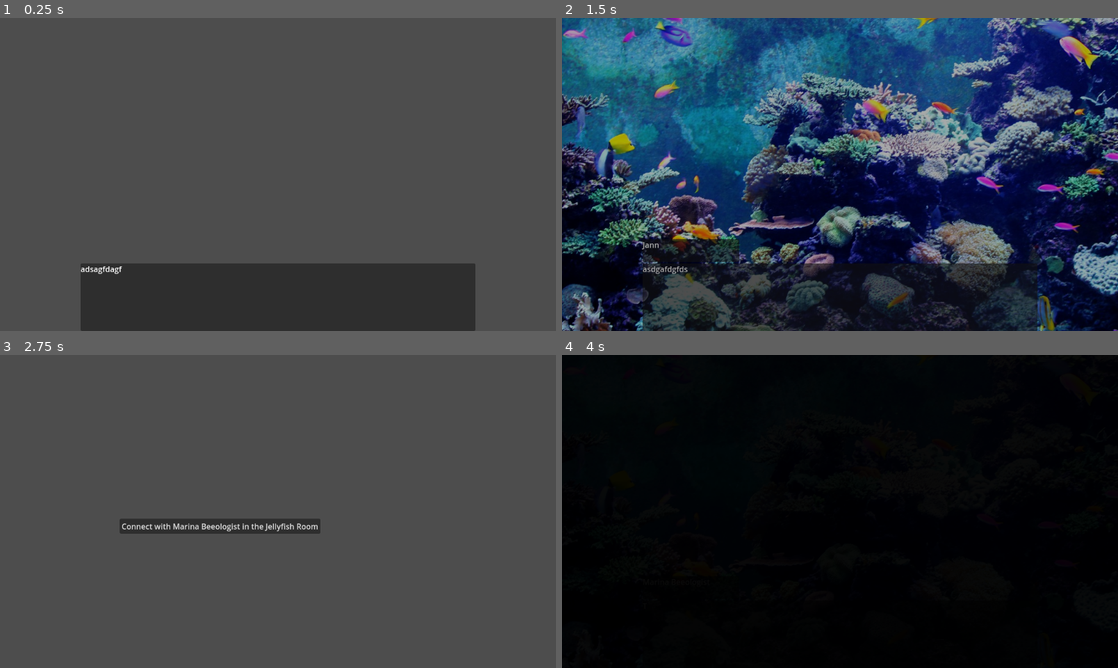
Above: before the commit, frames 1-4 (two rows, left to right).
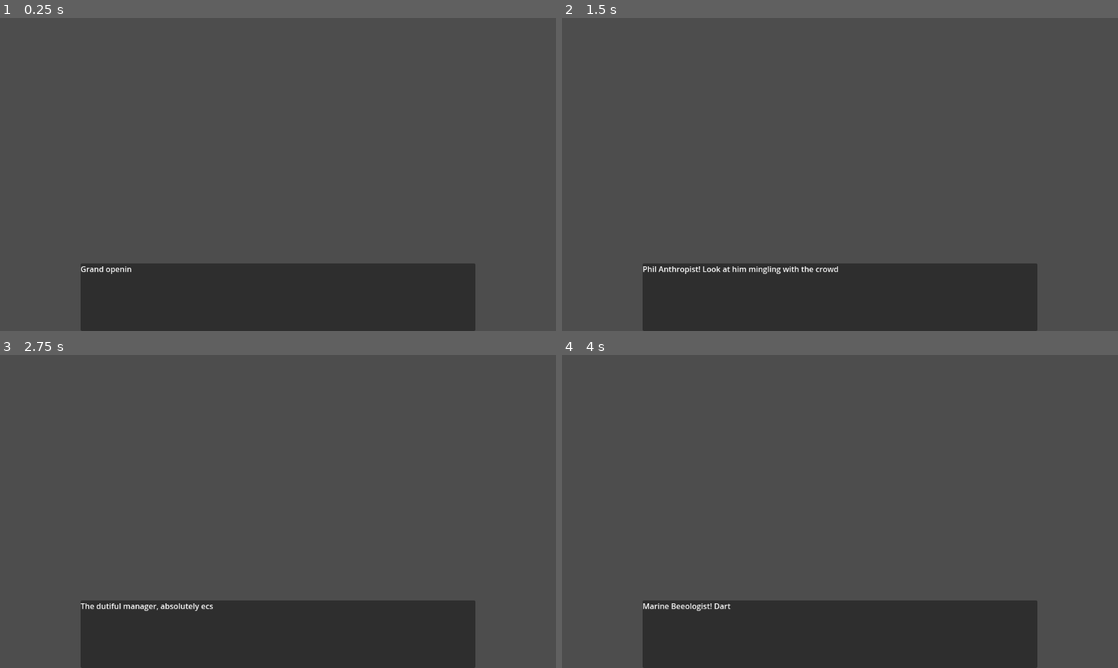
Above: after the commit, the same moments.

Repository: LeslieLlama/ConnectionsNovel
Game: Godot game, scene res://Scenes/main_scene.tscn
Same seed, same stepped clock (60 frames per second), same inputs: the game is played once before the commit and once after it.
Inputs (mouse positions are in pixels of both pictures, inside the frame that each line leads up to):
- Up to frame 1 (0.25 s): no input
- Up to frame 2 (1.5 s): tap Enter at 0.5 s; move the mouse to (962, 158) at 0.52 s; press the mouse at (962, 158) at 0.53 s; move the mouse to (728, 190) at 1.27 s; release the mouse at (728, 190) at 1.28 s; click (728, 190) at 1.35 s
- Up to frame 3 (2.75 s): move the mouse to (333, 442) at 2.02 s; press the mouse at (333, 442) at 2.03 s
- Up to frame 4 (4 s): move the mouse to (812, 574) at 2.77 s; release the mouse at (812, 574) at 2.78 s; click (812, 574) at 2.85 s; click (784, 527) at 3.5 s, where only the run before the commit has a clickable "Connect with Marina Beeologis…"

The runs differ from the first frame. In frame 1, 0.1% of the frame differs, in the area x 14-24%, y 79-82%; in frame 2, 93%; in frame 3, 17%; in frame 4, 100%, in the area x 0-100%, y 0-100%.

Commit message:
debugging

Diff:
--- /dev/null
+++ b/Characters/Placeholder/Sprites/blank.tres
@@ -0,0 +1,9 @@
+[gd_resource type="Resource" script_class="CharacterSprite" load_steps=3 format=3 uid="uid://de7v3um3f5sw5"]
+
+[ext_resource type="Resource" uid="uid://d10iyajlsd0y2" path="res://Characters/Placeholder/placeholder.tres" id="1_i6wbp"]
+[ext_resource type="Script" uid="uid://cyi5t1mrsg6gp" path="res://Dialogue/Characters/character_sprite.gd" id="2_blmi5"]
+
+[resource]
+script = ExtResource("2_blmi5")
+character = ExtResource("1_i6wbp")
+metadata/_custom_type_script = "uid://cyi5t1mrsg6gp"
--- a/Dialogue/Conversations/ConversationLine.gd
+++ b/Dialogue/Conversations/ConversationLine.gd
@@ -13,3 +13,4 @@
 @export_multiline var text: String
 @export var recieved_evidence: Evidence
 @export var update_background: Texture2D
+@export var consumed_evidence: Evidence
--- a/Dialogue/DialogueScene/dialogue_scene.gd
+++ b/Dialogue/DialogueScene/dialogue_scene.gd
@@ -86,6 +86,9 @@
 
 			await wait_for_text_advancement()
 
+	if line.consumed_evidence:
+		Inventory.remove_evidence(line.consumed_evidence)
+
 	if line.recieved_evidence:
 		Inventory.add_evidence(line.recieved_evidence)
 
--- /dev/null
+++ b/Encounters/Encounters/00_Intro.tres
@@ -0,0 +1,121 @@
+[gd_resource type="Resource" script_class="Conversation" load_steps=26 format=3 uid="uid://b6sdvgcdq8lpd"]
+
+[ext_resource type="Script" uid="uid://cyus3nuisb47q" path="res://Dialogue/Conversations/ConversationLine.gd" id="1_l18ce"]
+[ext_resource type="Script" uid="uid://wyclueyiircq" path="res://Dialogue/Conversations/Conversation.gd" id="2_3tieq"]
+[ext_resource type="Resource" uid="uid://dn7dwgf4a1tff" path="res://Characters/Manager/Sprites/manager_default.tres" id="2_gtfbg"]
+[ext_resource type="Resource" uid="uid://rkkxodlml40x" path="res://Characters/MarineBio/Sprites/marine_bio_default.tres" id="3_e1smj"]
+[ext_resource type="Resource" uid="uid://dc0k8cfmtflgq" path="res://Characters/Rival/Sprites/rival_default.tres" id="4_skcc3"]
+[ext_resource type="Resource" uid="uid://cohlk5rje0auo" path="res://Characters/Doctor/Sprites/doctor_default.tres" id="5_eqg7w"]
+[ext_resource type="Resource" uid="uid://de7v3um3f5sw5" path="res://Characters/Placeholder/Sprites/blank.tres" id="6_e1smj"]
+[ext_resource type="Texture2D" uid="uid://c6tb0egex1qj4" path="res://Assets/Backgrounds/shark_tank.png" id="7_skcc3"]
+[ext_resource type="Resource" uid="uid://cgv0rtfowk1qu" path="res://Evidence/Evidence/Bucket_of_meat.tres" id="8_eqg7w"]
+
+[sub_resource type="Resource" id="Resource_l18ce"]
+script = ExtResource("1_l18ce")
+line_type = 2
+text = "Grand opening night! The aquarium is filled with eclectic figures!"
+metadata/_custom_type_script = "uid://cyus3nuisb47q"
+
+[sub_resource type="Resource" id="Resource_eq8ag"]
+script = ExtResource("1_l18ce")
+line_type = 2
+text = "Phil Anthropist! Look at him mingling with the crowd"
+metadata/_custom_type_script = "uid://cyus3nuisb47q"
+
+[sub_resource type="Resource" id="Resource_w4lfs"]
+script = ExtResource("1_l18ce")
+speaker_sprite = ExtResource("2_gtfbg")
+line_type = 2
+text = "The dutiful manager, absolutely ecstatic on the opening night! Drinking champagne in her best suit."
+metadata/_custom_type_script = "uid://cyus3nuisb47q"
+
+[sub_resource type="Resource" id="Resource_rs50s"]
+script = ExtResource("1_l18ce")
+speaker_sprite = ExtResource("3_e1smj")
+line_type = 2
+text = "Marine Beeologist! Darting through the crowd from tank to tank."
+metadata/_custom_type_script = "uid://cyus3nuisb47q"
+
+[sub_resource type="Resource" id="Resource_aye3l"]
+script = ExtResource("1_l18ce")
+speaker_sprite = ExtResource("4_skcc3")
+line_type = 2
+text = "The slick Sloan Shark standing proud and slick."
+metadata/_custom_type_script = "uid://cyus3nuisb47q"
+
+[sub_resource type="Resource" id="Resource_8uisl"]
+script = ExtResource("1_l18ce")
+speaker_sprite = ExtResource("5_eqg7w")
+line_type = 2
+text = "Dr Ackular. Standing proud, looking very smart in his big coat."
+metadata/_custom_type_script = "uid://cyus3nuisb47q"
+
+[sub_resource type="Resource" id="Resource_gtfbg"]
+script = ExtResource("1_l18ce")
+speaker_sprite = ExtResource("3_e1smj")
+line_type = 2
+text = "and.....a penguin?"
+metadata/_custom_type_script = "uid://cyus3nuisb47q"
+
+[sub_resource type="Resource" id="Resource_e1smj"]
+script = ExtResource("1_l18ce")
+speaker_sprite = ExtResource("3_e1smj")
+line_type = 2
+text = "And who could forget, our humble hero Jann! Keeping the aquarium clean, staying out of the way in the maintainance closet. Putting up his map while listening to murder mystery podcasts."
+metadata/_custom_type_script = "uid://cyus3nuisb47q"
+
+[sub_resource type="Resource" id="Resource_skcc3"]
+script = ExtResource("1_l18ce")
+speaker_sprite = ExtResource("6_e1smj")
+line_type = 2
+text = "\"Ahhhh!!!!! There's a dead body in the shark tank!\""
+metadata/_custom_type_script = "uid://cyus3nuisb47q"
+
+[sub_resource type="Resource" id="Resource_eqg7w"]
+script = ExtResource("1_l18ce")
+line_type = 2
+text = "A dead body? In the shark tank! That could only mean one thing... A MURDER MYSTERY IS A FOOT!"
+metadata/_custom_type_script = "uid://cyus3nuisb47q"
+
+[sub_resource type="Resource" id="Resource_tgriw"]
+script = ExtResource("1_l18ce")
+line_type = 2
+text = "Our humble hero, picks up a mighty wrench and swings it at the fuse box! The wrench crashes against the box, sparks fly. In the distance...the main entrance door slam shuts! In the other direction, the loading bay door slams shut too!"
+metadata/_custom_type_script = "uid://cyus3nuisb47q"
+
+[sub_resource type="Resource" id="Resource_378lr"]
+script = ExtResource("1_l18ce")
+line_type = 1
+text = "EVERYONE LISTEN! A MURDER IS A FOOT! NOBODY GETS IN AND NOBODY GETS OUT UNTIL THE MURDERER IS FOUND!"
+metadata/_custom_type_script = "uid://cyus3nuisb47q"
+
+[sub_resource type="Resource" id="Resource_o5bqp"]
+script = ExtResource("1_l18ce")
+line_type = 2
+text = "The body floats lifelessly in the tank. You notice something in the corner, a murder weapon perhaps? Oh there's a bucket of...oh no...."
+update_background = ExtResource("7_skcc3")
+metadata/_custom_type_script = "uid://cyus3nuisb47q"
+
+[sub_resource type="Resource" id="Resource_bdehd"]
+script = ExtResource("1_l18ce")
+line_type = 2
+text = "Human remains!!!!"
+metadata/_custom_type_script = "uid://cyus3nuisb47q"
+
+[sub_resource type="Resource" id="Resource_v1vnq"]
+script = ExtResource("1_l18ce")
+line_type = 2
+text = "*bleeeeeerrrrgggghhhhh!!!!!*"
+metadata/_custom_type_script = "uid://cyus3nuisb47q"
+
+[sub_resource type="Resource" id="Resource_f1igd"]
+script = ExtResource("1_l18ce")
+line_type = 2
+text = "You throw up in the corner of the room. Wiping your mouth you pick it up and add it to your evidence list. I mean, it is evidence...."
+recieved_evidence = ExtResource("8_eqg7w")
+metadata/_custom_type_script = "uid://cyus3nuisb47q"
+
+[resource]
+script = ExtResource("2_3tieq")
+lines = Array[ExtResource("1_l18ce")]([SubResource("Resource_l18ce"), SubResource("Resource_eq8ag"), SubResource("Resource_w4lfs"), SubResource("Resource_rs50s"), SubResource("Resource_aye3l"), SubResource("Resource_8uisl"), SubResource("Resource_gtfbg"), SubResource("Resource_e1smj"), SubResource("Resource_skcc3"), SubResource("Resource_eqg7w"), SubResource("Resource_tgriw"), SubResource("Resource_378lr"), SubResource("Resource_o5bqp"), SubResource("Resource_bdehd"), SubResource("Resource_v1vnq"), SubResource("Resource_f1igd")])
+metadata/_custom_type_script = "uid://wyclueyiircq"
--- a/Encounters/Encounters/01_MarineBio.tres
+++ b/Encounters/Encounters/01_MarineBio.tres
@@ -1,13 +1,25 @@
-[gd_resource type="Resource" script_class="Encounter" load_steps=19 format=3 uid="uid://7fbms1isntul"]
+[gd_resource type="Resource" script_class="Encounter" load_steps=26 format=3 uid="uid://7fbms1isntul"]
 
 [ext_resource type="Resource" uid="uid://df1t6ibmhos47" path="res://Characters/MarineBio/marine_bio.tres" id="1_6huvg"]
 [ext_resource type="Script" uid="uid://dud2ohjq2nnl2" path="res://Evidence/evidence.gd" id="1_g7k0b"]
-[ext_resource type="Resource" uid="uid://d1db5ytn8uupp" path="res://Map/Locations/Locations/jellyfish_room.tres" id="2_b2kej"]
+[ext_resource type="Resource" path="res://Map/Locations/Locations/jellyfish_room.tres" id="2_b2kej"]
 [ext_resource type="Script" uid="uid://wyclueyiircq" path="res://Dialogue/Conversations/Conversation.gd" id="2_e5rbb"]
 [ext_resource type="Script" uid="uid://cyus3nuisb47q" path="res://Dialogue/Conversations/ConversationLine.gd" id="3_gbark"]
 [ext_resource type="Script" uid="uid://dm4hymlpjhfx" path="res://Encounters/encounter.gd" id="3_vylco"]
 [ext_resource type="Resource" uid="uid://rkkxodlml40x" path="res://Characters/MarineBio/Sprites/marine_bio_default.tres" id="4_l75ay"]
-[ext_resource type="Resource" path="res://Evidence/Evidence/Business_card.tres" id="5_b2kej"]
+[ext_resource type="Resource" uid="uid://c0rx7djt1hy02" path="res://Evidence/Evidence/Business_card.tres" id="5_b2kej"]
+[ext_resource type="Resource" uid="uid://cgv0rtfowk1qu" path="res://Evidence/Evidence/Bucket_of_meat.tres" id="8_gbark"]
+
+[sub_resource type="Resource" id="Resource_b2kej"]
+script = ExtResource("3_gbark")
+line_type = 0
+text = "I don't know anything about that, please leave me alone."
+metadata/_custom_type_script = "uid://cyus3nuisb47q"
+
+[sub_resource type="Resource" id="Resource_41liw"]
+script = ExtResource("2_e5rbb")
+lines = Array[ExtResource("3_gbark")]([SubResource("Resource_b2kej")])
+metadata/_custom_type_script = "uid://wyclueyiircq"
 
 [sub_resource type="Resource" id="Resource_8ekco"]
 script = ExtResource("3_gbark")
@@ -70,10 +82,36 @@
 lines = Array[ExtResource("3_gbark")]([SubResource("Resource_8ekco"), SubResource("Resource_f82ng"), SubResource("Resou …(199 unchanged characters)…
 metadata/_custom_type_script = "uid://wyclueyiircq"
 
+[sub_resource type="Resource" id="Resource_8l15b"]
+script = ExtResource("3_gbark")
+line_type = 0
+text = "Yes...that's the business card. I just gave you that. Look why don't you continue searching and come back later?"
+metadata/_custom_type_script = "uid://cyus3nuisb47q"
+
+[sub_resource type="Resource" id="Resource_274va"]
+script = ExtResource("2_e5rbb")
+lines = Array[ExtResource("3_gbark")]([SubResource("Resource_8l15b")])
+metadata/_custom_type_script = "uid://wyclueyiircq"
+
+[sub_resource type="Resource" id="Resource_un8df"]
+script = ExtResource("3_gbark")
+line_type = 0
+text = "Oh my god!!! Is that.... oh god get that away from me!!!!"
+metadata/_custom_type_script = "uid://cyus3nuisb47q"
+
+[sub_resource type="Resource" id="Resource_7tpsd"]
+script = ExtResource("2_e5rbb")
+lines = Array[ExtResource("3_gbark")]([SubResource("Resource_un8df")])
+metadata/_custom_type_script = "uid://wyclueyiircq"
+
 [resource]
 script = ExtResource("3_vylco")
 location = ExtResource("2_b2kej")
 character = ExtResource("1_6huvg")
 main_conversation = SubResource("Resource_evdx8")
-presented_evidence = Dictionary[ExtResource("1_g7k0b"), ExtResource("2_e5rbb")]({})
+presented_evidence = Dictionary[ExtResource("1_g7k0b"), ExtResource("2_e5rbb")]({
+ExtResource("5_b2kej"): SubResource("Resource_274va"),
+ExtResource("8_gbark"): SubResource("Resource_7tpsd")
+})
+failed_evidence = SubResource("Resource_41liw")
 metadata/_custom_type_script = "uid://dm4hymlpjhfx"
--- a/Encounters/Encounters/03_Manager.tres
+++ b/Encounters/Encounters/03_Manager.tres
@@ -7,8 +7,19 @@
 [ext_resource type="Script" uid="uid://wyclueyiircq" path="res://Dialogue/Conversations/Conversation.gd" id="5_oe5aj"]
 [ext_resource type="Script" uid="uid://dud2ohjq2nnl2" path="res://Evidence/evidence.gd" id="6_0shsl"]
 [ext_resource type="Script" uid="uid://dm4hymlpjhfx" path="res://Encounters/encounter.gd" id="7_8qh1e"]
-[ext_resource type="Resource" path="res://Evidence/Evidence/Finance notes.tres" id="7_kloxp"]
+[ext_resource type="Resource" uid="uid://83sesbs6vpq7" path="res://Evidence/Evidence/Finance notes.tres" id="7_kloxp"]
 [ext_resource type="Resource" uid="uid://bsa4b06wtv4e3" path="res://Evidence/Evidence/School photo.tres" id="8_8ph3q"]
+
+[sub_resource type="Resource" id="Resource_kloxp"]
+script = ExtResource("3_kloxp")
+line_type = 0
+text = "Hmm, I'm not quite sure why you're showing me that. How about you show that to someone else?"
+metadata/_custom_type_script = "uid://cyus3nuisb47q"
+
+[sub_resource type="Resource" id="Resource_8ph3q"]
+script = ExtResource("5_oe5aj")
+lines = Array[ExtResource("3_kloxp")]([SubResource("Resource_kloxp")])
+metadata/_custom_type_script = "uid://wyclueyiircq"
 
 [sub_resource type="Resource" id="Resource_8ekco"]
 script = ExtResource("3_kloxp")
@@ -87,4 +98,5 @@
 presented_evidence = Dictionary[ExtResource("6_0shsl"), ExtResource("5_oe5aj")]({
 ExtResource("7_kloxp"): SubResource("Resource_in54i")
 })
+failed_evidence = SubResource("Resource_8ph3q")
 metadata/_custom_type_script = "uid://dm4hymlpjhfx"
--- a/Encounters/Encounters/04_Doctor.tres
+++ b/Encounters/Encounters/04_Doctor.tres
@@ -10,6 +10,8 @@
 [ext_resource type="Script" uid="uid://dm4hymlpjhfx" path="res://Encounters/encounter.gd" id="8_naapu"]
 [ext_resource type="Resource" uid="uid://bsa4b06wtv4e3" path="res://Evidence/Evidence/School photo.tres" id="8_y1uix"]
 [ext_resource type="Resource" uid="uid://ckih8q1mp0prq" path="res://Evidence/Evidence/Perfume_name.tres" id="9_gis7i"]
+[ext_resource type="Resource" uid="uid://cgv0rtfowk1qu" path="res://Evidence/Evidence/Bucket_of_meat.tres" id="10_khqt7"]
+[ext_resource type="Resource" uid="uid://dke8werhuqa4x" path="res://Evidence/Evidence/X_ring.tres" id="11_w7fsa"]
 
 [sub_resource type="Resource" id="Resource_370qv"]
 script = ExtResource("4_gis7i")
@@ -113,13 +115,45 @@
 lines = Array[ExtResource("4_gis7i")]([SubResource("Resource_khqt7"), SubResource("Resource_w7fsa"), SubResource("Resou …(292 unchanged characters)…
 metadata/_custom_type_script = "uid://wyclueyiircq"
 
+[sub_resource type="Resource" id="Resource_lvvsu"]
+script = ExtResource("4_gis7i")
+line_type = 2
+text = "*You hand the bucket of meat to Dr Ackular*"
+consumed_evidence = ExtResource("10_khqt7")
+metadata/_custom_type_script = "uid://cyus3nuisb47q"
+
+[sub_resource type="Resource" id="Resource_coht1"]
+script = ExtResource("4_gis7i")
+line_type = 0
+text = "Wow...what a mysterious thing...that, hmm hang on? What is this?"
+metadata/_custom_type_script = "uid://cyus3nuisb47q"
+
+[sub_resource type="Resource" id="Resource_o0q0i"]
+script = ExtResource("4_gis7i")
+line_type = 2
+text = "*Dr Ackular sticks his hand in. You stomach twists, hand jumping up to cover your mouth before anything can come up*"
+metadata/_custom_type_script = "uid://cyus3nuisb47q"
+
+[sub_resource type="Resource" id="Resource_7s77v"]
+script = ExtResource("4_gis7i")
+line_type = 0
+text = "Huh, what a strange ring? It's a lovely ring, has a big X on it? How strange? Perhaps the killer lost it in the bucket. Might be useful?"
+recieved_evidence = ExtResource("11_w7fsa")
+metadata/_custom_type_script = "uid://cyus3nuisb47q"
+
+[sub_resource type="Resource" id="Resource_o2sj3"]
+script = ExtResource("6_w7fsa")
+lines = Array[ExtResource("4_gis7i")]([SubResource("Resource_lvvsu"), SubResource("Resource_coht1"), SubResource("Resource_o0q0i"), SubResource("Resource_7s77v")])
+metadata/_custom_type_script = "uid://wyclueyiircq"
+
 [resource]
 script = ExtResource("8_naapu")
 location = ExtResource("3_y1uix")
 character = ExtResource("1_ggdih")
 main_conversation = SubResource("Resource_dt2c1")
 presented_evidence = Dictionary[ExtResource("7_82p8o"), ExtResource("6_w7fsa")]({
-ExtResource("8_y1uix"): SubResource("Resource_v5v7v")
+ExtResource("8_y1uix"): SubResource("Resource_v5v7v"),
+ExtResource("10_khqt7"): SubResource("Resource_o2sj3")
 })
 failed_evidence = ExtResource("2_j0w2q")
 metadata/_custom_type_script = "uid://dm4hymlpjhfx"
--- a/Encounters/Encounters/05_Penguin.tres
+++ b/Encounters/Encounters/05_Penguin.tres
@@ -9,7 +9,8 @@
 [ext_resource type="Resource" uid="uid://dfgegnwlbudva" path="res://Characters/Penguin/Sprites/penguin_default.tres" id="4_naght"]
 [ext_resource type="Resource" uid="uid://ckih8q1mp0prq" path="res://Evidence/Evidence/Perfume_name.tres" id="7_wxd5h"]
 [ext_resource type="Resource" uid="uid://dfmhsjbbj6r44" path="res://Characters/Ex/Sprites/ex_default.tres" id="8_7j1ip"]
-[ext_resource type="Resource" uid="uid://blax55u1dc88" path="res://Evidence/Evidence/PeguinsIdentity.tres" id="8_aejcf"]
+[ext_resource type="Resource" path="res://Evidence/Evidence/PeguinsIdentity.tres" id="8_aejcf"]
+[ext_resource type="Resource" uid="uid://dke8werhuqa4x" path="res://Evidence/Evidence/X_ring.tres" id="10_m064u"]
 
 [sub_resource type="Resource" id="Resource_h50a5"]
 script = ExtResource("3_m064u")
@@ -27,7 +28,7 @@
 [sub_resource type="Resource" id="Resource_bff6c"]
 script = ExtResource("3_m064u")
 line_type = 2
-text = "*The penguin suit covers it's hand with it's wings and shakes it's head.*"
+text = "*The penguin puts its flippers on it's head and shakes its head*"
 metadata/_custom_type_script = "uid://cyus3nuisb47q"
 
 [sub_resource type="Resource" id="Resource_xhb26"]
@@ -37,8 +38,14 @@
 
 [sub_resource type="Resource" id="Resource_decg5"]
 script = ExtResource("3_m064u")
-line_type = 0
-text = "Ooooo, so you know my secret? Well then. That bastard had it coming! The oh so high and mighty Phil"
+line_type = 1
+text = "Hi, I noticed you're wearing a perfume, is this the right name of it?"
+metadata/_custom_type_script = "uid://cyus3nuisb47q"
+
+[sub_resource type="Resource" id="Resource_m064u"]
+script = ExtResource("3_m064u")
+line_type = 2
+text = "You awkwardly hold the note by the eyes of the penguin. You think it might be the right height?"
 metadata/_custom_type_script = "uid://cyus3nuisb47q"
 
 [sub_resource type="Resource" id="Resource_7dsix"]
@@ -75,7 +82,19 @@
 
 [sub_resource type="Resource" id="Resource_0gfnj"]
 script = ExtResource("2_ysgy1")
-lines = Array[ExtResource("3_m064u")]([SubResource("Resource_decg5"), SubResource("Resource_7dsix"), SubResource("Resource_xlgmn"), SubResource("Resource_risml"), SubResource("Resource_ynust"), SubResource("Resource_v3emg")])
+lines = Array[ExtResource("3_m064u")]([SubResource("Resource_decg5"), SubResource("Resource_m064u"), SubResource("Resource_7dsix"), SubResource("Resource_xlgmn"), SubResource("Resource_risml"), SubResource("Resource_ynust"), SubResource("Resource_v3emg")])
+metadata/_custom_type_script = "uid://wyclueyiircq"
+
+[sub_resource type="Resource" id="Resource_naght"]
+script = ExtResource("3_m064u")
+speaker_sprite = ExtResource("4_naght")
+line_type = 0
+text = "*The penguin covers its mouth with its wings looking surprised*"
+metadata/_custom_type_script = "uid://cyus3nuisb47q"
+
+[sub_resource type="Resource" id="Resource_wxd5h"]
+script = ExtResource("2_ysgy1")
+lines = Array[ExtResource("3_m064u")]([SubResource("Resource_naght")])
 metadata/_custom_type_script = "uid://wyclueyiircq"
 
 [resource]
@@ -84,6 +103,7 @@
 character = ExtResource("1_xqejd")
 main_conversation = SubResource("Resource_xhb26")
 presented_evidence = Dictionary[ExtResource("1_cu7ke"), ExtResource("2_ysgy1")]({
-ExtResource("7_wxd5h"): SubResource("Resource_0gfnj")
+ExtResource("7_wxd5h"): SubResource("Resource_0gfnj"),
+ExtResource("10_m064u"): SubResource("Resource_wxd5h")
 })
 metadata/_custom_type_script = "uid://dm4hymlpjhfx"
--- a/Encounters/Encounters/06_Doctor.tres
+++ b/Encounters/Encounters/06_Doctor.tres
@@ -51,6 +51,7 @@
 script = ExtResource("3_7stp4")
 line_type = 2
 text = "*You hand the bucket of meat to Dr Ackular*"
+consumed_evidence = ExtResource("8_76xl2")
 metadata/_custom_type_script = "uid://cyus3nuisb47q"
 
 [sub_resource type="Resource" id="Resource_coht1"]
--- /dev/null
+++ b/Encounters/Encounters/07_Ending.tres
@@ -0,0 +1,9 @@
+[gd_resource type="Resource" script_class="Conversation" load_steps=3 format=3 uid="uid://dcx4cxfo412eg"]
+
+[ext_resource type="Script" uid="uid://cyus3nuisb47q" path="res://Dialogue/Conversations/ConversationLine.gd" id="1_8sprj"]
+[ext_resource type="Script" uid="uid://wyclueyiircq" path="res://Dialogue/Conversations/Conversation.gd" id="2_xfknx"]
+
+[resource]
+script = ExtResource("2_xfknx")
+lines = Array[ExtResource("1_8sprj")]([])
+metadata/_custom_type_script = "uid://wyclueyiircq"
--- a/Evidence/Evidence/Bucket_of_meat.tres
+++ b/Evidence/Evidence/Bucket_of_meat.tres
@@ -4,5 +4,6 @@
 
 [resource]
 script = ExtResource("1_j87nq")
-evidence_name = "School photo"
+evidence_name = "Bucket of meat"
+consumed = false
 metadata/_custom_type_script = "uid://dud2ohjq2nnl2"
--- a/Evidence/Evidence/School photo.tres
+++ b/Evidence/Evidence/School photo.tres
@@ -4,5 +4,5 @@
 
 [resource]
 script = ExtResource("1_f6qu8")
-evidence_name = "Perfume_name"
+evidence_name = "School photo"
 metadata/_custom_type_script = "uid://dud2ohjq2nnl2"
--- a/Evidence/EvidencePicker/evidence_picker.gd
+++ b/Evidence/EvidencePicker/evidence_picker.gd
@@ -13,7 +13,7 @@
 
 	var cancel_button = Button.new()
 	cancel_button.action_mode = BaseButton.ACTION_MODE_BUTTON_PRESS
-	cancel_button.text = "Don't present anything."
+	cancel_button.text = "Return to the maintainance closet"
 	options.add_child(cancel_button)
 	cancel_button.pressed.connect(pick_option.bind(null))
 
--- a/Evidence/evidence.gd
+++ b/Evidence/evidence.gd
@@ -4,3 +4,4 @@
 
 @export var evidence_name: String
 @export var sprite: Texture2D
+@export var consumed: bool
--- a/Evidence/inventory.gd
+++ b/Evidence/inventory.gd
@@ -10,5 +10,7 @@
 		get_parent().add_child(evidence_popup)
 		evidence_popup.display(new_evidence)
 
+func remove_evidence(picked_evidence: Evidence):
+	evidence.erase(picked_evidence)
 func clear():
 	evidence.clear()
--- a/Scenes/main_scene.tscn
+++ b/Scenes/main_scene.tscn
@@ -1,28 +1,8 @@
-[gd_scene load_steps=9 format=3 uid="uid://bnnu564520kqb"]
+[gd_scene load_steps=4 format=3 uid="uid://bnnu564520kqb"]
 
 [ext_resource type="Script" uid="uid://71mu4uprdedf" path="res://Scenes/main_scene.gd" id="1_52fb6"]
-[ext_resource type="Script" uid="uid://cyus3nuisb47q" path="res://Dialogue/Conversations/ConversationLine.gd" id="2_huasi"]
-[ext_resource type="Script" uid="uid://wyclueyiircq" path="res://Dialogue/Conversations/Conversation.gd" id="3_iacmt"]
-[ext_resource type="Texture2D" uid="uid://indal5ue72rx" path="res://Assets/Backgrounds/placeholder.png" id="3_m1efj"]
+[ext_resource type="Resource" uid="uid://b6sdvgcdq8lpd" path="res://Encounters/Encounters/00_Intro.tres" id="2_jv6wh"]
 [ext_resource type="Resource" uid="uid://bqhkc2a1u8cmq" path="res://Encounters/encounter_list.tres" id="5_iacmt"]
-
-[sub_resource type="Resource" id="Resource_drdnd"]
-script = ExtResource("2_huasi")
-line_type = 2
-text = "adsagfdagf"
-metadata/_custom_type_script = "uid://cyus3nuisb47q"
-
-[sub_resource type="Resource" id="Resource_ioaeq"]
-script = ExtResource("2_huasi")
-line_type = 1
-text = "asdgafdgfds"
-update_background = ExtResource("3_m1efj")
-metadata/_custom_type_script = "uid://cyus3nuisb47q"
-
-[sub_resource type="Resource" id="Resource_7ewk0"]
-script = ExtResource("3_iacmt")
-lines = Array[ExtResource("2_huasi")]([SubResource("Resource_drdnd"), SubResource("Resource_ioaeq")])
-metadata/_custom_type_script = "uid://wyclueyiircq"
 
 [node name="MainScene" type="Control"]
 layout_mode = 3
@@ -32,7 +12,7 @@
 grow_horizontal = 2
 grow_vertical = 2
 script = ExtResource("1_52fb6")
-intro_scene = SubResource("Resource_7ewk0")
+intro_scene = ExtResource("2_jv6wh")
 encounters = ExtResource("5_iacmt")
 
 [node name="CanvasLayer" type="CanvasLayer" parent="."]
--- a/Scenes/map_scene.tscn
+++ b/Scenes/map_scene.tscn
@@ -5,7 +5,7 @@
 [ext_resource type="Resource" uid="uid://careb6xuaup2s" path="res://Map/Locations/Locations/aqua_tunnel.tres" id="3_d3vki"]
 [ext_resource type="Resource" uid="uid://cbtir3itm72oo" path="res://Map/Locations/Locations/gift_shop.tres" id="4_lig3r"]
 [ext_resource type="Resource" uid="uid://bta82nxdesle0" path="res://Map/Locations/Locations/maintainance_closet.tres" id="5_i02im"]
-[ext_resource type="Resource" uid="uid://d1db5ytn8uupp" path="res://Map/Locations/Locations/jellyfish_room.tres" id="6_ssp6g"]
+[ext_resource type="Resource" path="res://Map/Locations/Locations/jellyfish_room.tres" id="6_d3vki"]
 [ext_resource type="Resource" uid="uid://bh8e0l4fjk8vn" path="res://Map/Locations/Locations/penguin_exhibit.tres" id="7_hg2b3"]
 [ext_resource type="Resource" uid="uid://ctvilm557v4vb" path="res://Map/Locations/Locations/shark_tank.tres" id="8_cx7fx"]
 [ext_resource type="Resource" uid="uid://0r7g5re4qwhx" path="res://Map/Locations/Locations/small_creature_exhibit.tres" id="9_q0agp"]
@@ -62,7 +62,7 @@
 offset_right = 456.0
 offset_bottom = 354.0
 script = ExtResource("2_74t0d")
-location = ExtResource("6_ssp6g")
+location = ExtResource("6_d3vki")
 
 [node name="PenguinExhibit" type="Control" parent="MapNodes"]
 anchors_preset = 0
Binary file added: Assets/Backgrounds/shark_tank.png
Not shown, added: Assets/Backgrounds/shark_tank.png.import
Not shown: 1 places in Characters/Doctor/failure_dialogue.tres that only renumber resources
Not shown, added: Characters/Manager/AquariumManagerSprite.png.import
Not shown, added: Characters/MarineBio/Sprites/MarineBiologistDefaultSprite.png.import
Not shown, added: Characters/Rival/Sprites/RivalManagerDefaultSprite.png.import
Not shown: 1 places in Encounters/Encounters/02_RivalManager.tres that only renumber resources
Not shown: 1 places in Encounters/Encounters/03_Manager.tres that only renumber resources
Not shown: 1 places in Encounters/Encounters/04_Doctor.tres that only renumber resources
Not shown: 1 places in Encounters/Encounters/05_Penguin.tres that only renumber resources
Not shown: 2 places in Encounters/Encounters/06_Doctor.tres that only renumber resources
Not shown: 1 places in Encounters/encounter_list.tres that only renumber resources
